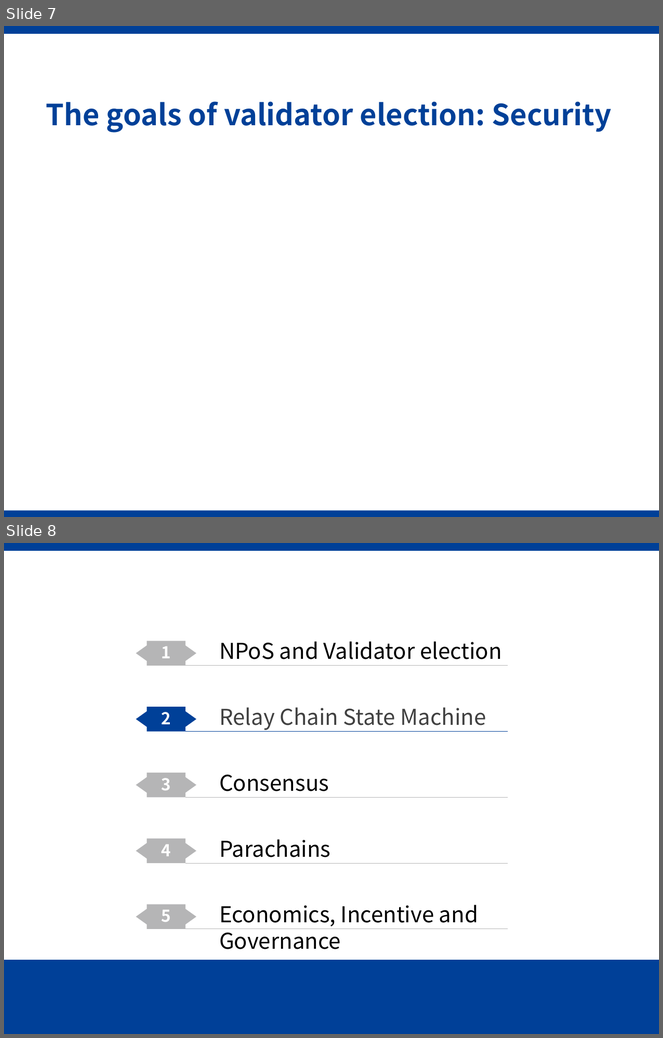
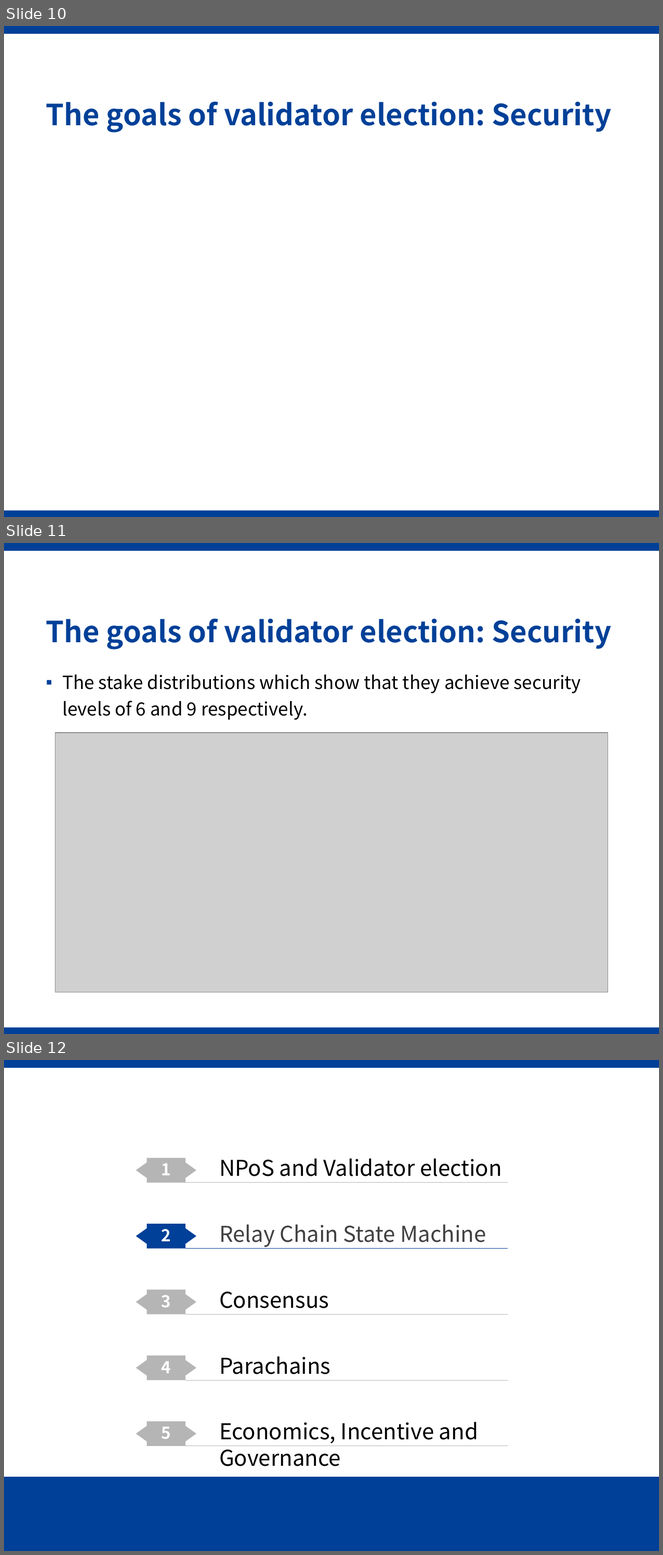
Before and after one commit to Voidkai/Polkadot, a slide deck: PPT/Polkadot-PPT.pptx. Shown one above the other, each under a label of ours: slides 7 and 8 before the commit, slides 10, 11 and 12 after it. The pictures are 663x1038 and 663x1555 pixels, drawn with LibreOffice and Linux fonts; fonts in the diff are those of the drawing; grey boxes stand for pictures; background and template pictures are left out. Boxes give left, top, right and bottom in pixels: in the first picture for what was removed or moved away, otherwise in the second. Text is boxed around its words. In the diff, an @@ line names an element or a change of style, - is before the commit and + after.

```diff
--- a/PPT/Polkadot-PPT.pptx
+++ b/PPT/Polkadot-PPT.pptx
@@ slide 11 added at (4,543,659,1034), background #FFFFFF; not listed: 2 template elements that a slide beside it also shows @@
@@ title added at (46,618,612,650), 32 pt, text #004098, bold @@
+The goals of validator election: Security
@@ text added at (62,675,582,720), 20 pt, text #000000 @@
+▪ The stake distributions which show that they achieve security levels of 6 and 9 respectively.
@@ picture added at (55,733,608,993) @@
@@ what was slide 7 is now slide 10 @@
@@ what was slide 8 is now slide 12 @@
```
Also in this commit, not shown: 2 slides changed, 3 other slides added, 1 other file.
